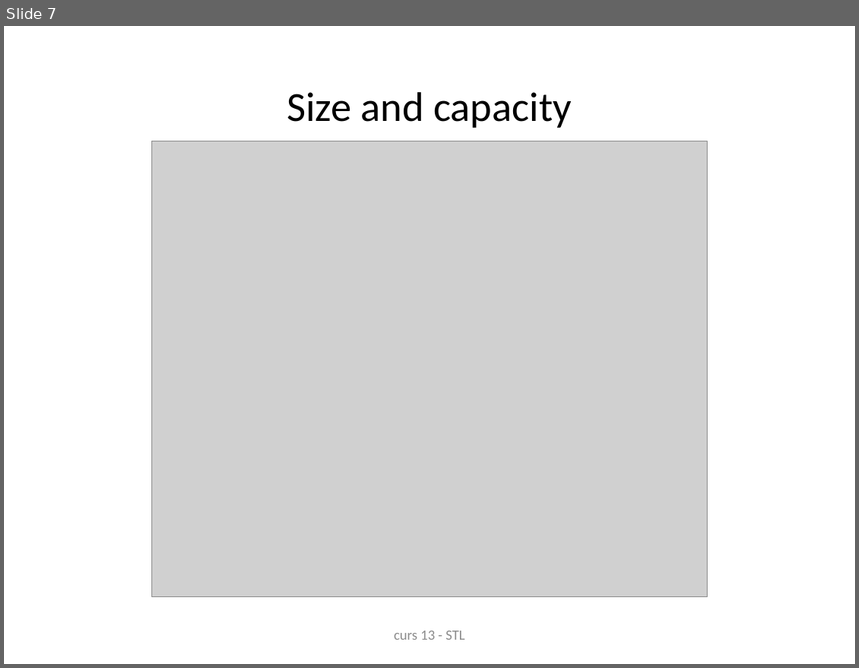
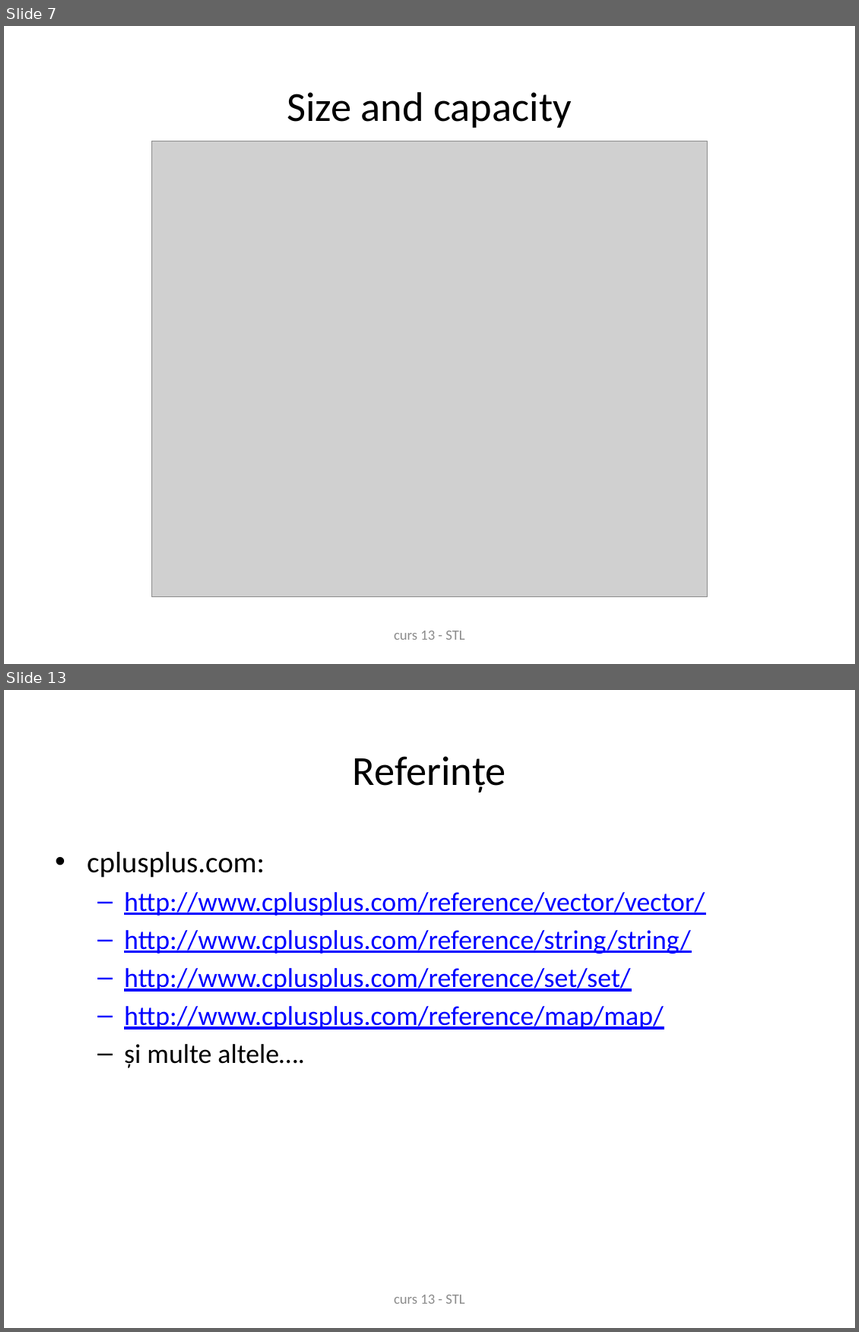
Before and after one commit to andreiparvu/stl, a slide deck: curs13.pptx. Shown one above the other, each under a label of ours: slide 7 before the commit, slides 7 and 13 after it; the slides between them are not shown. The pictures are 859x668 and 859x1332 pixels, drawn with LibreOffice and Linux fonts; fonts in the diff are those of the drawing; grey boxes stand for pictures; background and template pictures are left out. Boxes give left, top, right and bottom in pixels: in the first picture for what was removed or moved away, otherwise in the second. Text is boxed around its words. In the diff, an @@ line names an element or a change of style, - is before the commit and + after.

```diff
--- a/curs13.pptx
+++ b/curs13.pptx
@@ slide 13 added at <box>4,690,855,1328</box>, background #FFFFFF @@
@@ title added at <box>353,756,506,793</box>, 35 pt, text #000000 @@
+Referințe
@@ text added at <box>87,852,705,1068</box>, 23 pt, text #0000FF, underline @@
+• cplusplus.com:
+  – http://www.cplusplus.com/reference/vector/vector/
+  – http://www.cplusplus.com/reference/string/string/
+  – http://www.cplusplus.com/reference/set/set/
+  – http://www.cplusplus.com/reference/map/map/
+  – și multe altele….
@@ text added at <box>394,1295,465,1304</box>, 12 pt, text #8C8C8C @@
+curs 13 - STL
```
Also in this commit, not shown: 10 slides changed.
